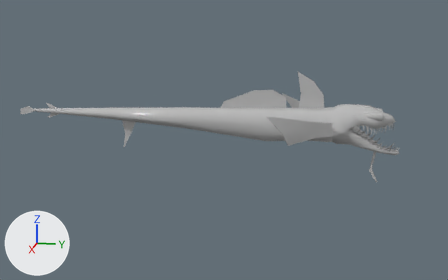
An edit to the FBX model Assets/Models/Sea-Serpant.fbx, drawn before and after from the same camera.
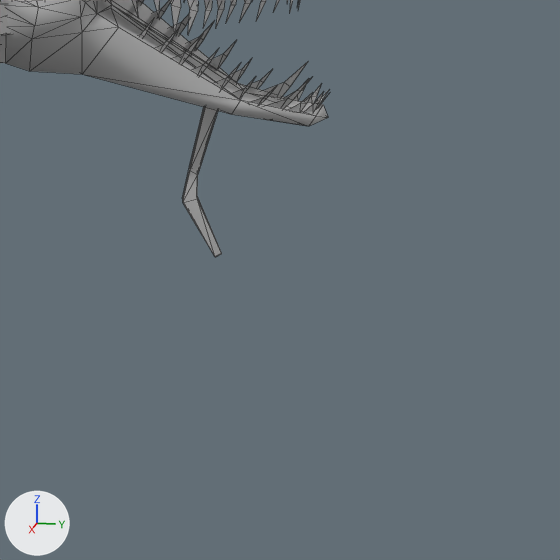
There are two pictures of each version: one whole from a 50 mm lens placed at (24.97, 2.08, 5.96), pointed at (-0.02, -2.92, -0.29), one close up on the part from 74% to 100% of the width and 46% to 88% of the height. Lighting does not change. The marker at lower left points along +X, +Y and +Z. The close-ups show mesh edges as thin lines. Where no turn or scale is listed for an object, it has been applied to the vertices. Vertices at the same position are counted once.
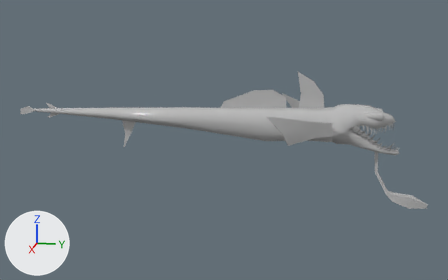
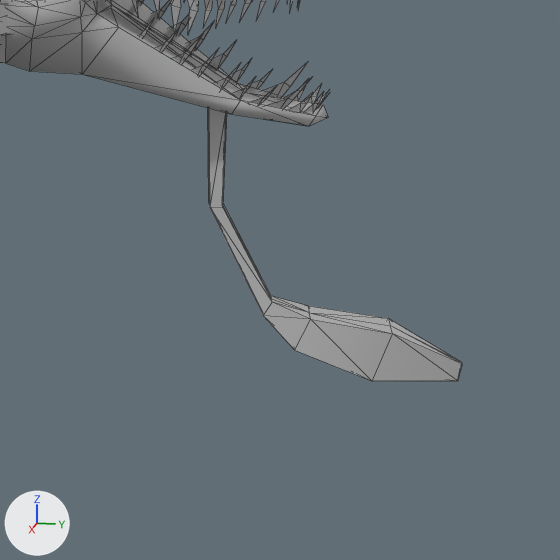
Where the newer file only moved an object's origin or applied its transform, the numbers keep the older frame.

Boxes (x1, y1, x2, y2) around the edits, measured in the close-ups (560 x 560 px):
'Box001', reshaped: before (0, 0, 329, 257); after (0, 0, 462, 381)
part 1 of me_mesh, built on: before (182, 107, 222, 257); after (208, 108, 462, 381)

The change, as a diff of the scene's bpy script:
```diff
--- a/Assets/Models/Sea-Serpant.fbx.py
+++ b/Assets/Models/Sea-Serpant.fbx.py
@@ me_mesh @@
 # used by ob_box001; location = (0.0, -0.065, 0.0)
-me_mesh.from_pydata(...)  # 636 vertices, 748 faces; spans x -2.7..2.7, y -12.1..4.3, z -1.8..2.7
+me_mesh.from_pydata(...)  # 648 vertices, 772 faces; spans x -2.7..2.7, y -12.1..5.5, z -2.7..2.7
+# me_mesh part 1
+# 8 vertices are removed from x -0.1..0.1, y 3.2..3.5, z -1.8..-1.0
+# 36 faces are deleted
+# 3 vertices in x 0.0, y 3.5, z -1.7 move by (0.0, 2.0, -0.9)
+# 3 vertices in x -0.1..0.1, y 3.2..3.3, z -1.0 move by (0.0, 0.2, -0.3)
+# 3 vertices in x -0.1..0.1, y 3.2..3.3, z -1.3..-1.2 move by (0.0, 0.7, -0.9)
+# 1 vertex moves from x 0.0, y 3.5, z -1.8 to x 0.0, y 4.2, z -2.5
+# 20 vertices are added at x -0.2..0.2, y 3.4..5.5, z -2.7..-1.3
+# 60 new faces join them
 me_mesh.materials.append(mat_02___default)
```
